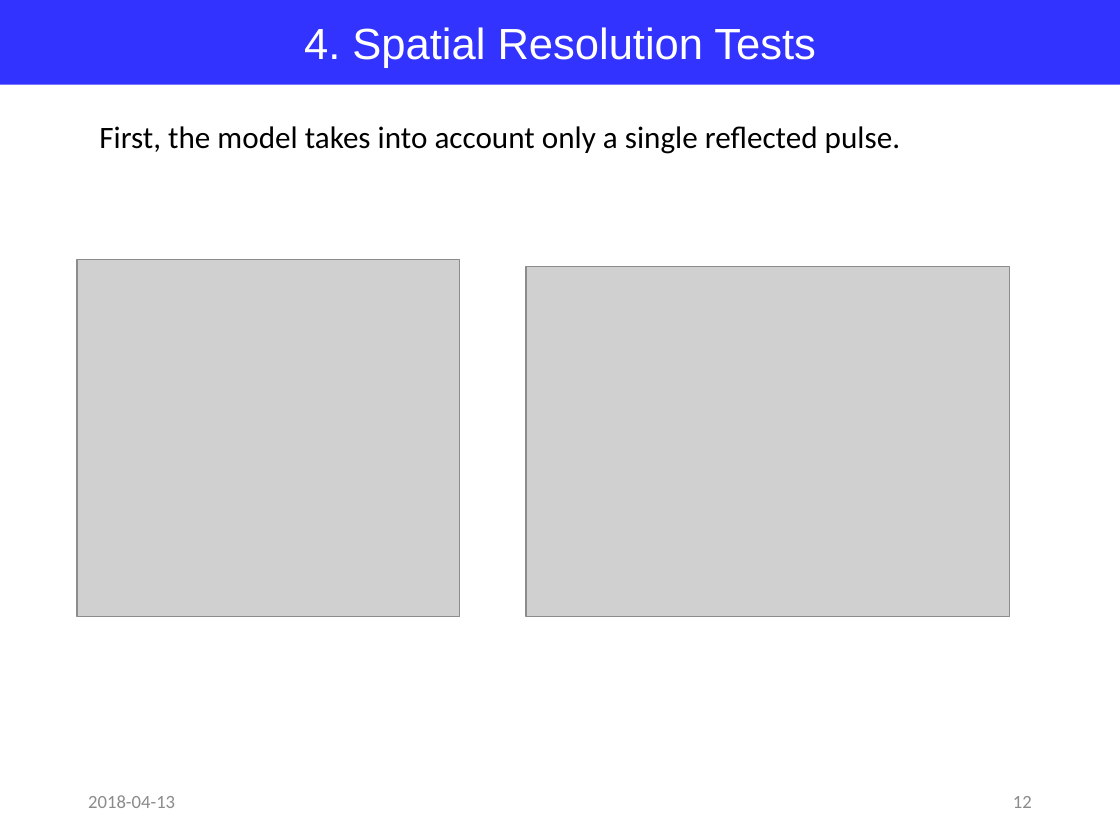
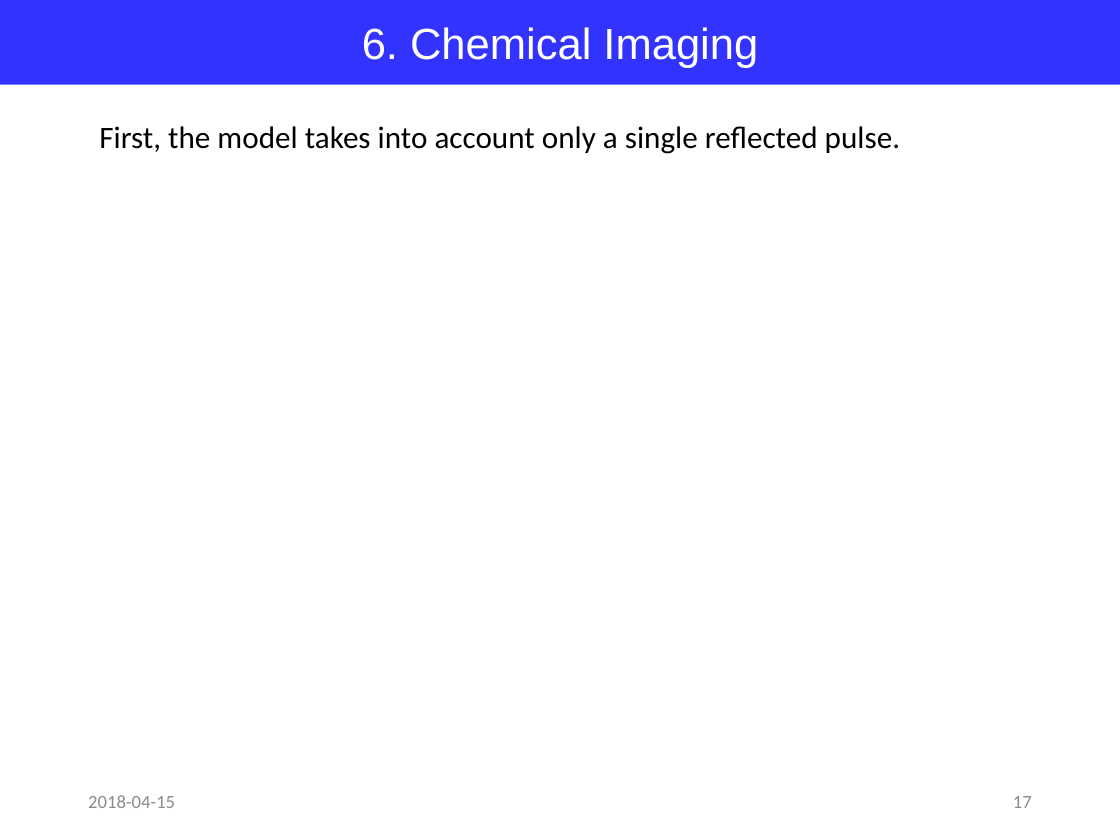
Before and after one commit to jglee96/NBTP_Lab, a slide deck: slide 17 of Terahertz Metrology/Ch7/Terahertz Metrology_Ch7.pptx (slide 12 before the commit). Drawn at 1120x840 pixels with LibreOffice and Linux fonts; fonts in the diff are those of the drawing; grey boxes stand for pictures. Boxes give left, top, right and bottom in pixels: in the first picture for what was removed or moved away, otherwise in the second. Text is boxed around its words. In the diff, an @@ line names an element or a change of style, - is before the commit and + after.

```diff
--- a/Terahertz Metrology/Ch7/Terahertz Metrology_Ch7.pptx
+++ b/Terahertz Metrology/Ch7/Terahertz Metrology_Ch7.pptx
@@ text in rectangle at [362,27,758,68]: text changed @@
-4. Spatial Resolution Tests
+6. Chemical Imaging
@@ picture removed at [77,259,459,616] @@
@@ picture removed at [526,267,1009,616] @@
@@ text at [88,795,175,808]: text changed @@
-2018-04-13
+2018-04-15
@@ page number at [1013,796,1032,808]: text changed @@
-12
+17
```
Also in this commit, not shown: 14 other slides changed, 5 slides added, 4 other files.
